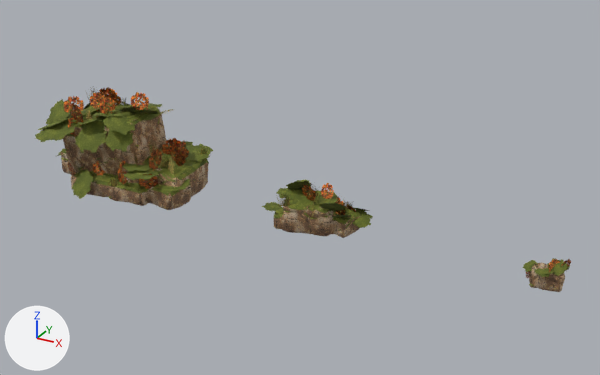
What one commit did to the glTF model godot/project/assets/forest_rescue/forest/lf_env_moss_rock.glb.
Both versions are drawn from a 50 mm camera at (33.7, -38.0, 21.4) aimed at (12.4, 0.5, 2.1). Every picture has the same lights, and +X, +Y and +Z are marked at lower left. The older version comes first. Objects named as collision shapes, trigger or cutter boxes, shadow casters or lower levels of detail are left out. Where no turn or scale is listed for an object, it has been applied to the vertices. Vertices at exactly the same position are counted once.

In view in the first picture: 'lf_env_moss_rock_v1_LOD0', 'lf_env_moss_rock_v2_LOD0', 'lf_env_moss_rock_v3_LOD0'.
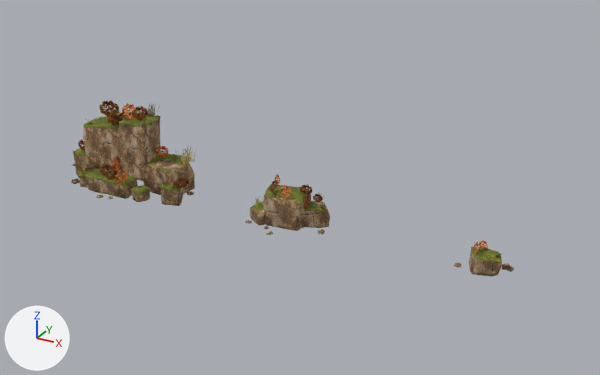
What changed in the scene script:
```text
Change me_lf_env_moss_rock_v1_lod0:
    used by ob_lf_env_moss_rock_v1_lod0; location = (0.0, 0.0, 0.0)
    remove me_lf_env_moss_rock_v1_lod0.from_pydata(...)  # 3728 vertices, 3466 faces; spans x -6.45..6.0, y -4.2..3.96, z -0.86..6.05
    add me_lf_env_moss_rock_v1_lod0.from_pydata(...)  # 1642 vertices, 3040 faces; spans x -5.21..5.66, y -2.86..2.86, z -0.06..5.69
    me_lf_env_moss_rock_v1_lod0 part 1: the loose piece of 1302 vertices spanning x -5.01..5.29, y -2.74..2.48, z -0.2..4.92 is rebuilt with 1291 vertices and now spans x -4.41..5.06, y -2.17..1.63, z -0.06..4.62
    me_lf_env_moss_rock_v1_lod0 part 2: 756 loose pieces with 2330 vertices, spanning x -6.45..5.28, y -4.2..3.96, z 0.08..6.05, are deleted
    me_lf_env_moss_rock_v1_lod0 part 3: 96 vertices removed from x -4.63..6.0, y -3.78..3.77, z -0.86..5.59; 351 vertices added at x -5.21..5.66, y -2.86..2.86, z -0.03..5.69
Change me_lf_env_moss_rock_v2_lod0:
    used by ob_lf_env_moss_rock_v2_lod0; location = (13.45, 0.0, 0.0)
    remove me_lf_env_moss_rock_v2_lod0.from_pydata(...)  # 2326 vertices, 2040 faces; spans x -3.11..3.54, y -1.75..2.27, z -0.11..3.13
    add me_lf_env_moss_rock_v2_lod0.from_pydata(...)  # 872 vertices, 1644 faces; spans x -2.04..2.68, y -2.1..1.7, z -0.11..2.71
    me_lf_env_moss_rock_v2_lod0 part 4: the loose piece of 748 vertices spanning x -2.18..2.65, y -1.4..1.54, z -0.11..2.0 is rebuilt with 752 vertices and now spans x -2.04..2.43, y -1.26..1.64, z -0.11..1.97
    me_lf_env_moss_rock_v2_lod0 part 5: the loose piece of 4 vertices spanning x -0.4..0.66, y -0.67..-0.29, z 1.86..2.9 is rebuilt with 4 vertices and now spans x -0.14..0.69, y -0.78..-0.41, z 1.79..2.63
    me_lf_env_moss_rock_v2_lod0 part 6: 497 loose pieces with 1506 vertices, spanning x -3.11..3.16, y -1.75..2.27, z -0.04..2.86, are deleted
    me_lf_env_moss_rock_v2_lod0 part 7
    68 vertices are removed from x -1.82..3.54, y -1.34..1.74, z 0.49..3.13
    34 faces are deleted
    116 vertices are added at x -2.03..2.68, y -2.1..1.7, z 0.03..2.71
    120 new faces join them, mat_lf_rock_limestone
    22 new faces join them, mat_lf_foliage
Change me_lf_env_moss_rock_v3_lod0:
    used by ob_lf_env_moss_rock_v3_lod0; location = (26.89, 0.0, 0.0)
    remove me_lf_env_moss_rock_v3_lod0.from_pydata(...)  # 456 vertices, 743 faces; spans x -1.28..1.1, y -1.21..0.91, z -0.12..1.59
    add me_lf_env_moss_rock_v3_lod0.from_pydata(...)  # 408 vertices, 770 faces; spans x -1.57..1.37, y -0.74..0.89, z -0.12..1.62
    me_lf_env_moss_rock_v3_lod0 part 8: the loose piece of 345 vertices spanning x -0.92..0.93, y -0.78..0.76, z -0.12..1.01 is rebuilt with 352 vertices and now spans x -0.93..0.91, y -0.74..0.77, z -0.12..1.03
    me_lf_env_moss_rock_v3_lod0 part 9: the loose piece of 4 vertices spanning x 0.05..0.55, y -0.42..0.17, z 0.89..1.59 is rebuilt with 4 vertices and now spans x 0.0..0.53, y -0.48..-0.14, z 0.87..1.4
    me_lf_env_moss_rock_v3_lod0 part 10: 30 loose pieces with 99 vertices, spanning x -1.23..1.07, y -1.21..0.91, z 0.03..1.59, are deleted
    me_lf_env_moss_rock_v3_lod0 part 11: 8 vertices removed from x -1.28..1.1, y -0.64..0.42, z 0.68..1.54; 28 vertices added at x -1.57..0.96, y -0.59..0.55, z 0.03..1.62
    me_lf_env_moss_rock_v3_lod0 part 12: 24 vertices added at x 0.7..1.37, y 0.32..0.89, z 0.03..0.23
Change ob_lf_env_moss_rock_v2_lod0:
    ob_lf_env_moss_rock_v2_lod0.location: (13.45, 0.0, 0.0) -> (11.87, 0.0, 0.0)
Change ob_lf_env_moss_rock_v3_lod0:
    ob_lf_env_moss_rock_v3_lod0.location: (26.89, 0.0, 0.0) -> (23.73, 0.0, 0.0)
```

Pixel boxes [x1, y1, x2, y2] of what changed, in the pictures (600 x 375 px):
'lf_env_moss_rock_v1_LOD0', reshaped (30% narrower, 15% shorter): before [35, 86, 213, 210]; after [71, 101, 196, 206]
'lf_env_moss_rock_v2_LOD0', reshaped, moved (23% narrower): before [262, 179, 373, 238]; after [245, 174, 330, 235]
'lf_env_moss_rock_v3_LOD0', reshaped, moved (24% wider): before [523, 258, 571, 292]; after [454, 240, 514, 276]
part 1 of me_lf_env_moss_rock_v1_lod0, rebuilt (17% narrower, 10% shorter): before [61, 107, 209, 210]; after [73, 113, 195, 206]
part 2 of me_lf_env_moss_rock_v1_lod0, deleted: before [35, 86, 211, 198]
part 3 of me_lf_env_moss_rock_v1_lod0, cut back: before [58, 102, 213, 199]; after [71, 101, 196, 202]
part 4 of me_lf_env_moss_rock_v2_lod0, rebuilt (7% narrower): before [274, 194, 360, 238]; after [250, 185, 330, 231]
part 5 of me_lf_env_moss_rock_v2_lod0, rebuilt (27% narrower, 12% shorter): before [302, 185, 316, 200]; after [281, 185, 291, 198]
part 6 of me_lf_env_moss_rock_v2_lod0, deleted: before [262, 179, 369, 231]
part 7 of me_lf_env_moss_rock_v2_lod0, cut back: before [282, 181, 373, 228]; after [245, 174, 328, 235]
part 8 of me_lf_env_moss_rock_v3_lod0, rebuilt (8% narrower): before [529, 263, 565, 292]; after [469, 247, 502, 276]
part 9 of me_lf_env_moss_rock_v3_lod0, rebuilt: before [548, 259, 559, 269]; after [485, 254, 493, 259]
part 10 of me_lf_env_moss_rock_v3_lod0, deleted: before [526, 259, 571, 287]
part 11 of me_lf_env_moss_rock_v3_lod0, reshaped: before [523, 258, 568, 276]; after [454, 240, 501, 267]
part 12 of me_lf_env_moss_rock_v3_lod0, added: after [502, 263, 514, 272]
